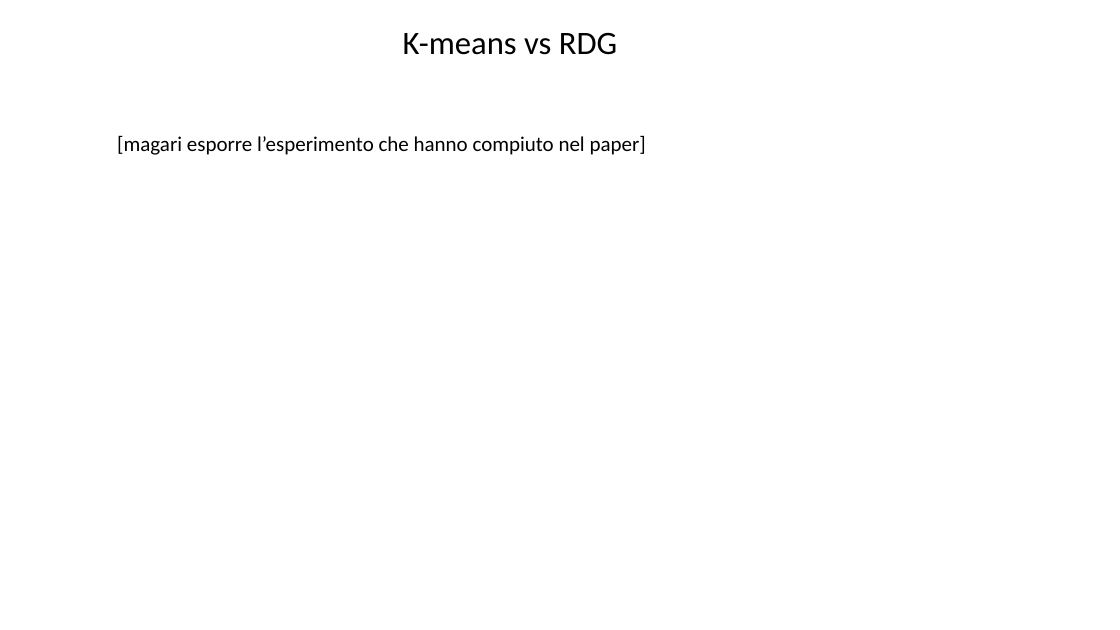
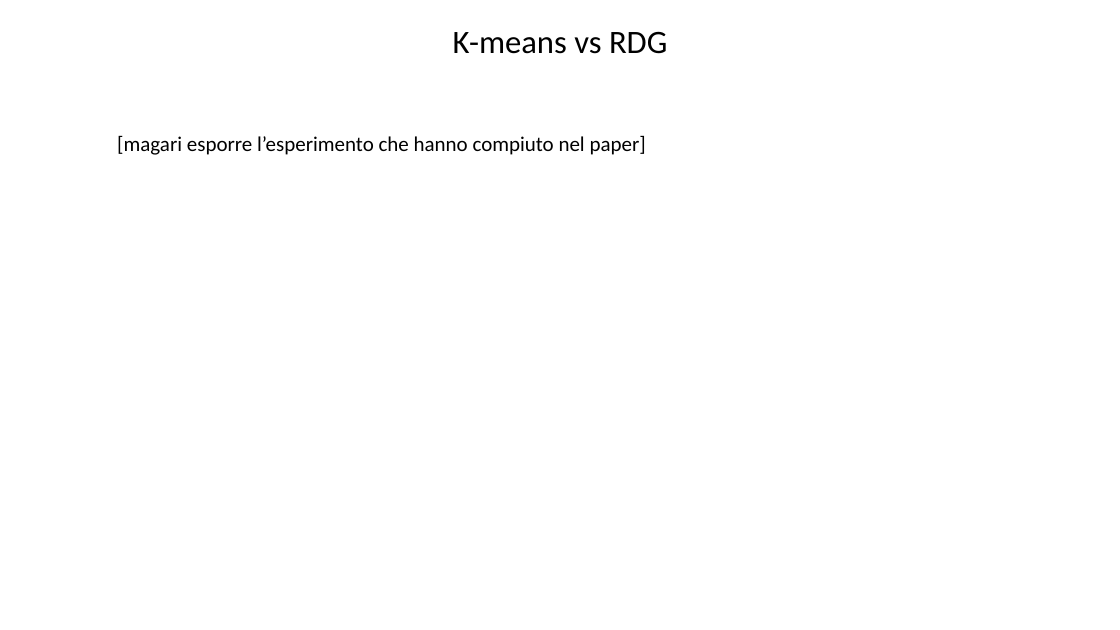
Before and after one commit to Teolul/Dot_Patterns_Perceptual_Grouping_RDG_vs_K-means, a slide deck: slide 14 of presentation.pptx (slide 10 before the commit). Drawn at 1120x630 pixels with LibreOffice and Linux fonts; fonts in the diff are those of the drawing; background and template pictures are left out. Boxes give left, top, right and bottom in pixels: in the first picture for what was removed or moved away, otherwise in the second. Text is boxed around its words. In the diff, an @@ line names an element or a change of style, - is before the commit and + after.

```diff
--- a/presentation.pptx
+++ b/presentation.pptx
@@ text "K-means vs RDG": place and size @@
-text "K-means vs RDG" at bbox=[403, 32, 617, 55]
+text "K-means vs RDG" at bbox=[453, 31, 667, 54]
@@ text "K-means vs RDG" at bbox=[453, 31, 667, 54]: alignment left to centre @@
```
Also in this commit, not shown: 7 other slides changed, 5 slides added, 1 slide removed, 5 other files.
